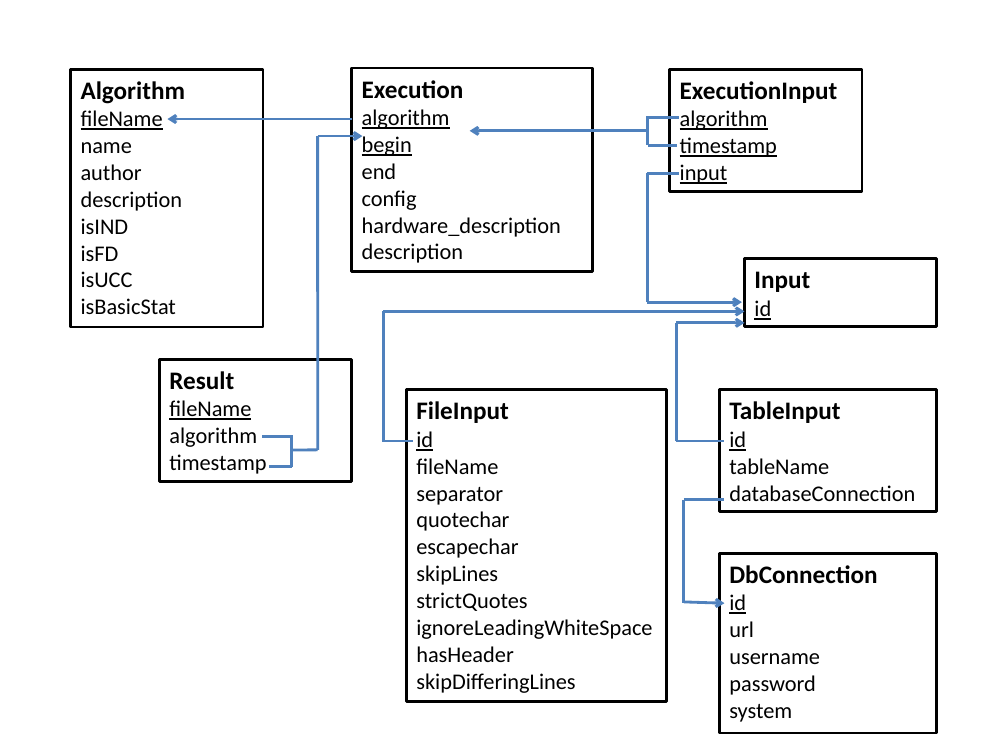
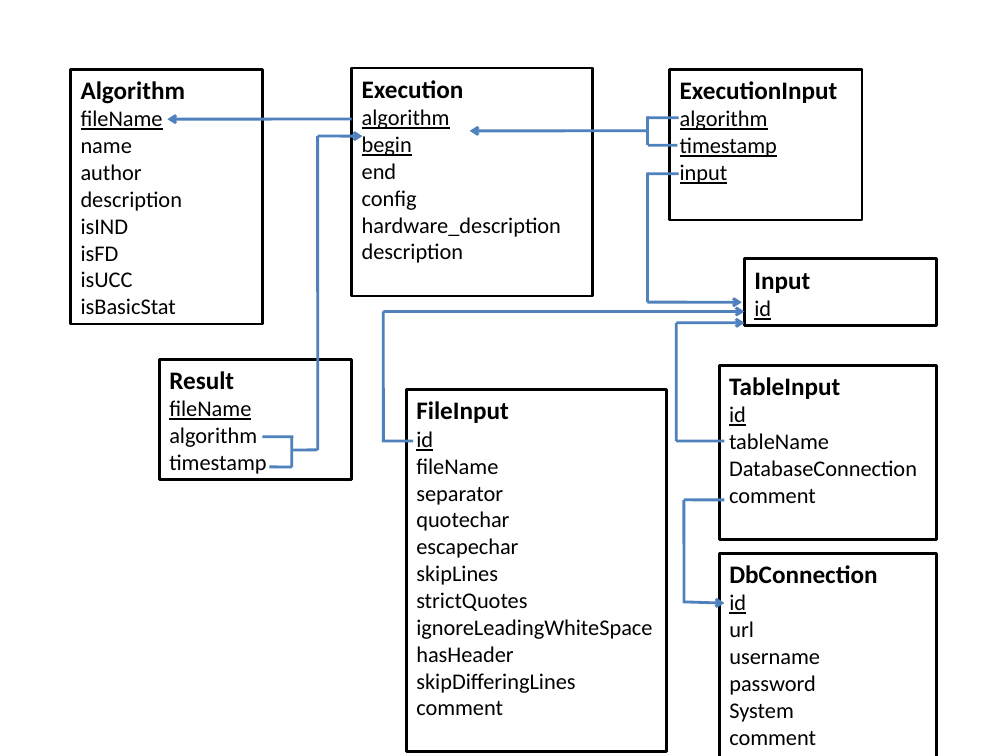
Before and after one commit to HPI-Information-Systems/Metanome, a slide deck: slide 1 of Metanome_DbSchema.pptx. Drawn at 1008x756 pixels with LibreOffice and Linux fonts; fonts in the diff are those of the drawing. Boxes give left, top, right and bottom in pixels: in the first picture for what was removed or moved away, otherwise in the second. Text is boxed around its words. In the diff, an @@ line names an element or a change of style, - is before the commit and + after.

Commit message:
Update Metanome_DbSchema

```diff
--- a/Metanome_DbSchema.pptx
+++ b/Metanome_DbSchema.pptx
@@ rectangle "Execution": place and size @@
-rectangle "Execution" at [352,69,593,272]
+rectangle "Execution" at [352,69,593,296]
@@ rectangle "ExecutionInput": place and size @@
-rectangle "ExecutionInput" at [669,70,862,192]
+rectangle "ExecutionInput" at [669,70,862,221]
@@ outline #000000 2 pt to #000000 2.01 pt in 7 elements at [159,359,352,480], [71,70,263,325], [352,69,593,296], [669,70,862,221], [406,390,666,752], [720,553,937,756], [719,365,936,539] @@
@@ rectangle "TableInput": place and size @@
-rectangle "TableInput" at [720,390,937,512]
+rectangle "TableInput" at [719,365,936,539]
@@ rectangle "FileInput": place and size @@
-rectangle "FileInput" at [406,390,666,703]
+rectangle "FileInput" at [406,390,666,752]
@@ text in rectangle at [729,460,917,503]: text changed @@
-databaseConnection
+DatabaseConnection
+comment
@@ rectangle "DbConnection": place and size @@
-rectangle "DbConnection" at [720,553,937,733]
+rectangle "DbConnection" at [720,553,937,756]
@@ text in rectangle at [416,701,503,715]: paragraph added @@
+comment
@@ text in rectangle at [729,703,816,745]: text changed @@
-system
+System
+comment
```
